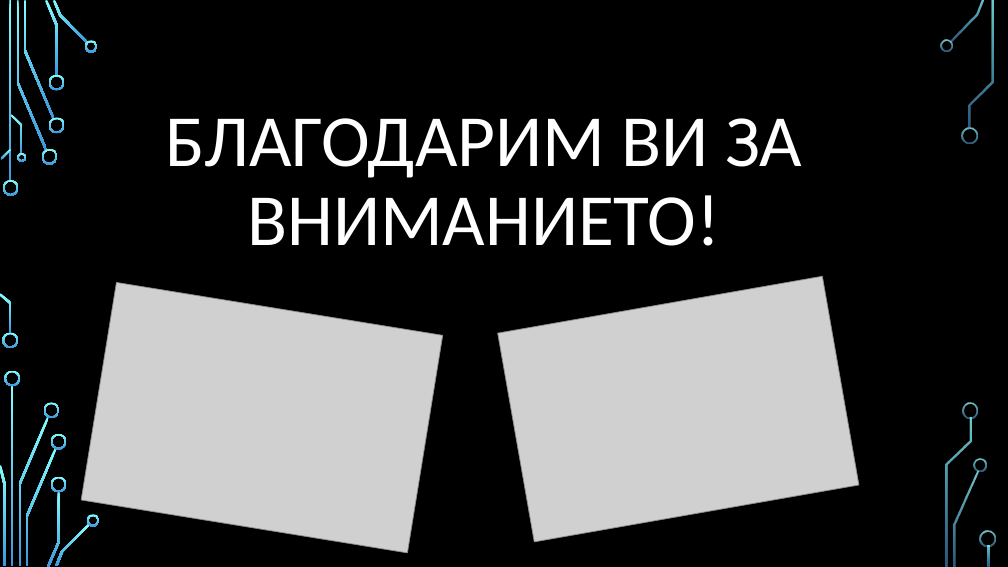
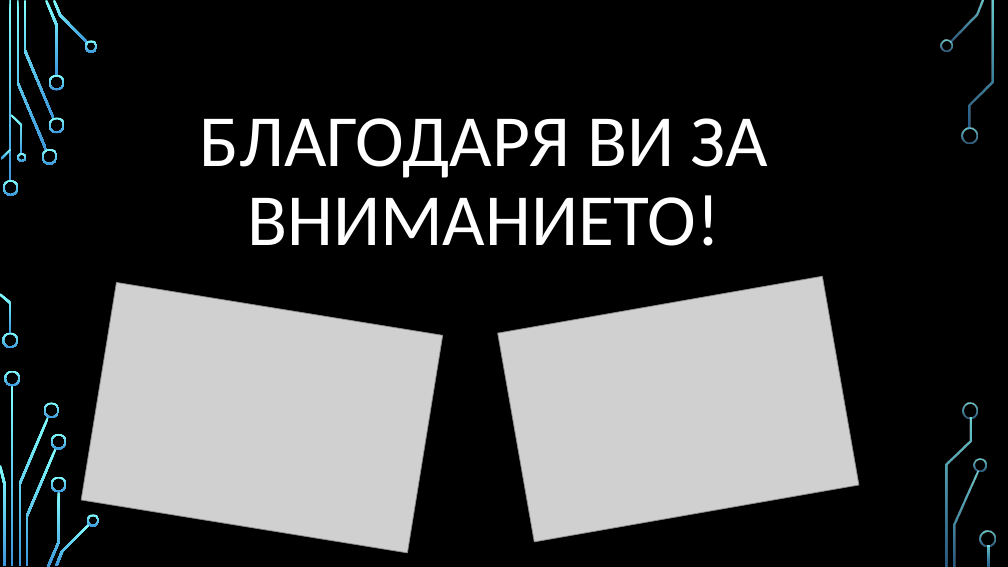
Before and after one commit to kokopeevski/uDrive_Project, a slide deck: slide 11 of Presentation_project_UDrive.pptx. Drawn at 1008x567 pixels with LibreOffice and Linux fonts; fonts in the diff are those of the drawing; grey boxes stand for pictures; background and template pictures are left out. Boxes give left, top, right and bottom in pixels: in the first picture for what was removed or moved away, otherwise in the second. Text is boxed around its words. In the diff, an @@ line names an element or a change of style, - is before the commit and + after.

```diff
--- a/Presentation_project_UDrive.pptx
+++ b/Presentation_project_UDrive.pptx
@@ title at (200,118,768,246): text changed @@
-БЛАГОДАРИМ ВИ ЗА ВНИМАНИЕТО!
+БЛАГОДАРЯ ВИ ЗА ВНИМАНИЕТО!
```
Also in this commit, not shown: 1 other slide changed.
